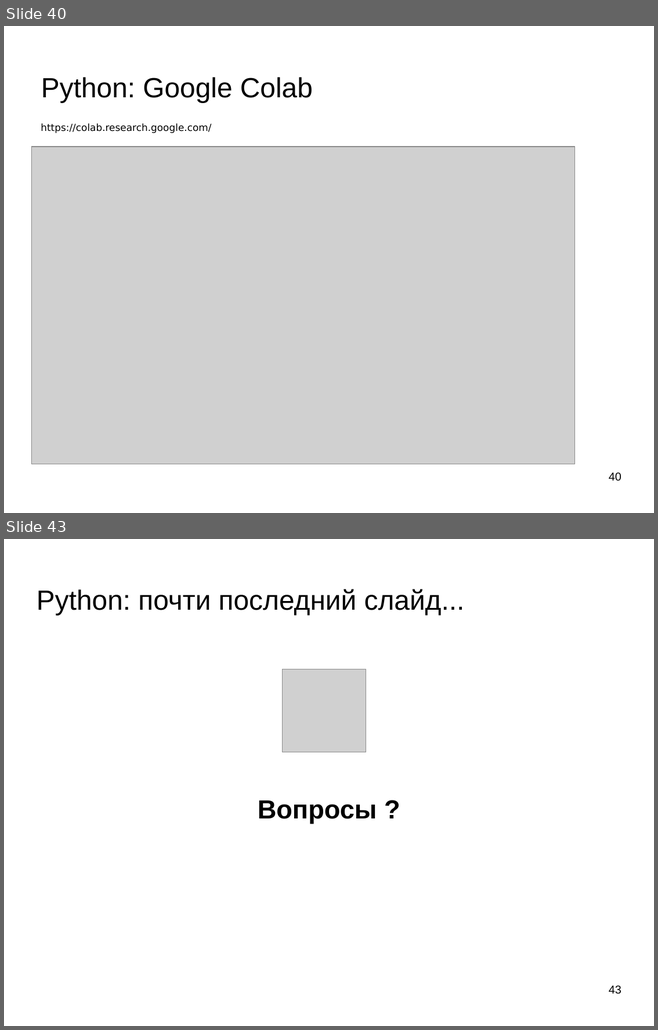
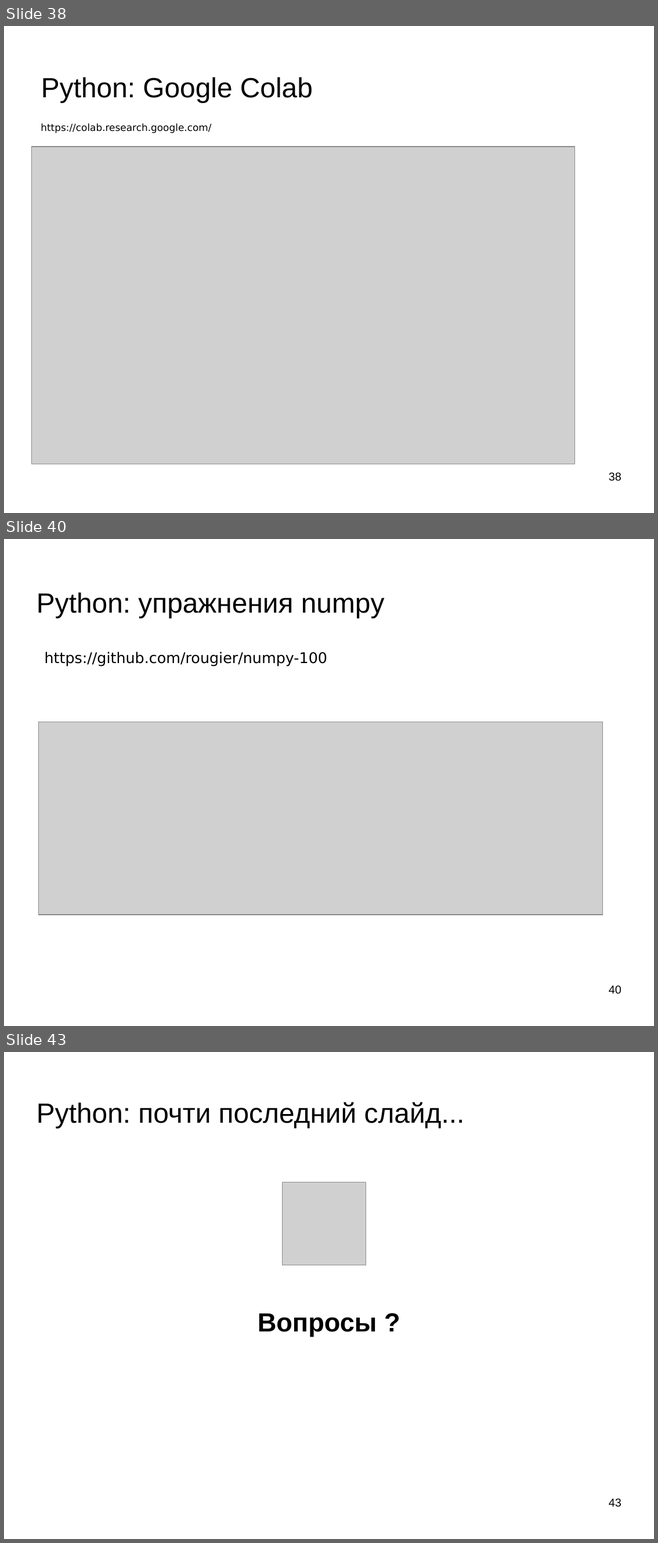
Before and after one commit to mechanoid5/ml_lectorium_legacy, a slide deck: 02-python.odp. Shown one above the other, each under a label of ours: slides 40 and 43 before the commit, slides 38, 40 and 43 after it; the slides between them are not shown. The pictures are 658x1030 and 658x1543 pixels, drawn with LibreOffice and Linux fonts; fonts in the diff are those of the drawing; grey boxes stand for pictures; background and template pictures are left out. Boxes give left, top, right and bottom in pixels: in the first picture for what was removed or moved away, otherwise in the second. Text is boxed around its words. In the diff, an @@ line names an element or a change of style, - is before the commit and + after.

```diff
--- a/02-python.odp
+++ b/02-python.odp
@@ slide 40 added at (x1=4, y1=539, x2=654, y2=1026), background picture (left out) @@
@@ title added at (x1=36, y1=592, x2=384, y2=618), 33.9 pt, text #000000 @@
+Python: упражнения numpy
@@ text added at (x1=45, y1=652, x2=328, y2=667), 18 pt, text #000000 @@
+https://github.com/rougier/numpy-100
@@ picture added at (x1=39, y1=722, x2=603, y2=915) @@
@@ page number added at (x1=608, y1=986, x2=621, y2=994), 14 pt, text #000000 @@
+40
@@ what was slide 40 is now slide 38 @@
@@ page number at (x1=608, y1=473, x2=621, y2=481): text changed @@
-40
+38
```
Also in this commit, not shown: 2 slides changed, 1 other slide added, 2 slides removed, 4 other files.
